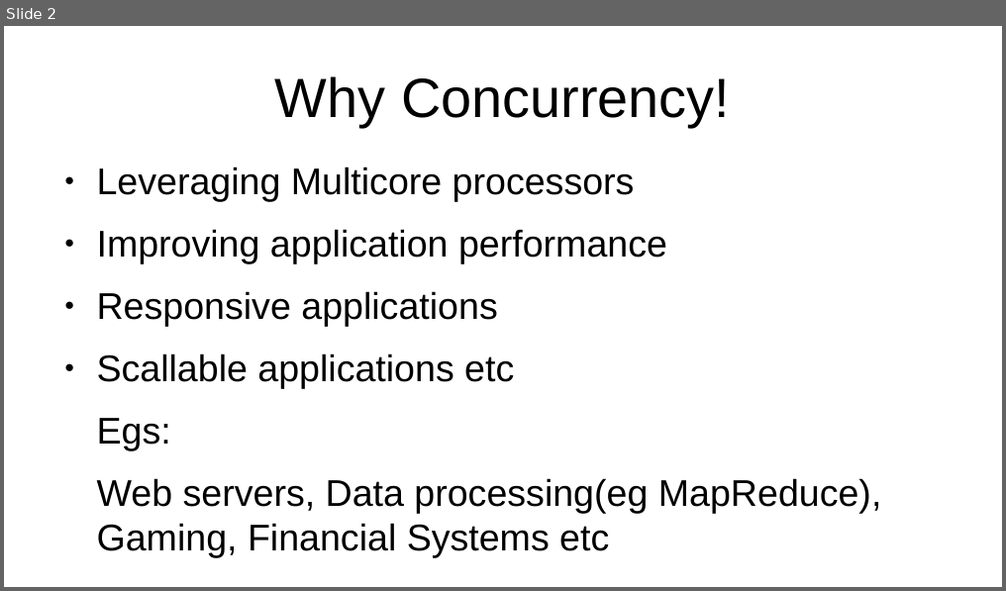
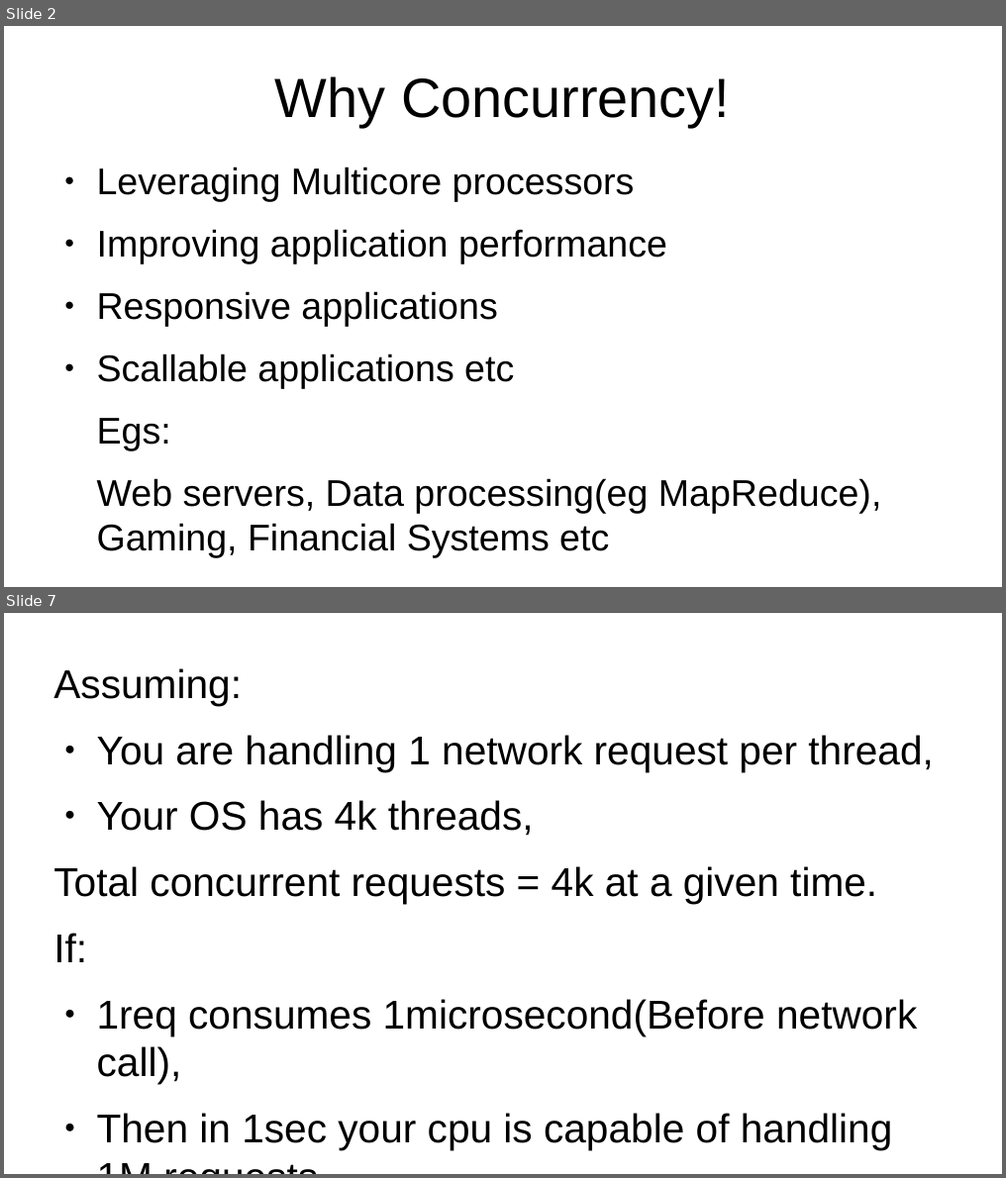
Before and after one commit to muchiri08/saf_concurency_prntn, a slide deck: JavaConcurrency.odp. Shown one above the other, each under a label of ours: slide 2 before the commit, slides 2 and 7 after it; the slides between them are not shown. The pictures are 1006x591 and 1006x1178 pixels, drawn with LibreOffice and Linux fonts; fonts in the diff are those of the drawing. Boxes give left, top, right and bottom in pixels: in the first picture for what was removed or moved away, otherwise in the second. Text is boxed around its words. In the diff, an @@ line names an element or a change of style, - is before the commit and + after.

```diff
--- a/JavaConcurrency.odp
+++ b/JavaConcurrency.odp
@@ slide 7 added at bbox=[4, 613, 1002, 1174], background #FFFFFF @@
@@ text added at bbox=[54, 668, 933, 1151], 32 pt, text #000000 @@
+Assuming:
+● You are handling 1 network request per thread,
+● Your OS has 4k threads,
+Total concurrent requests = 4k at a given time.
+If:
+● 1req consumes 1microsecond(Before network call),
+● Then in 1sec your cpu is capable of handling 1M requests.
```
Also in this commit, not shown: 11 other slides added, 4 other files.
